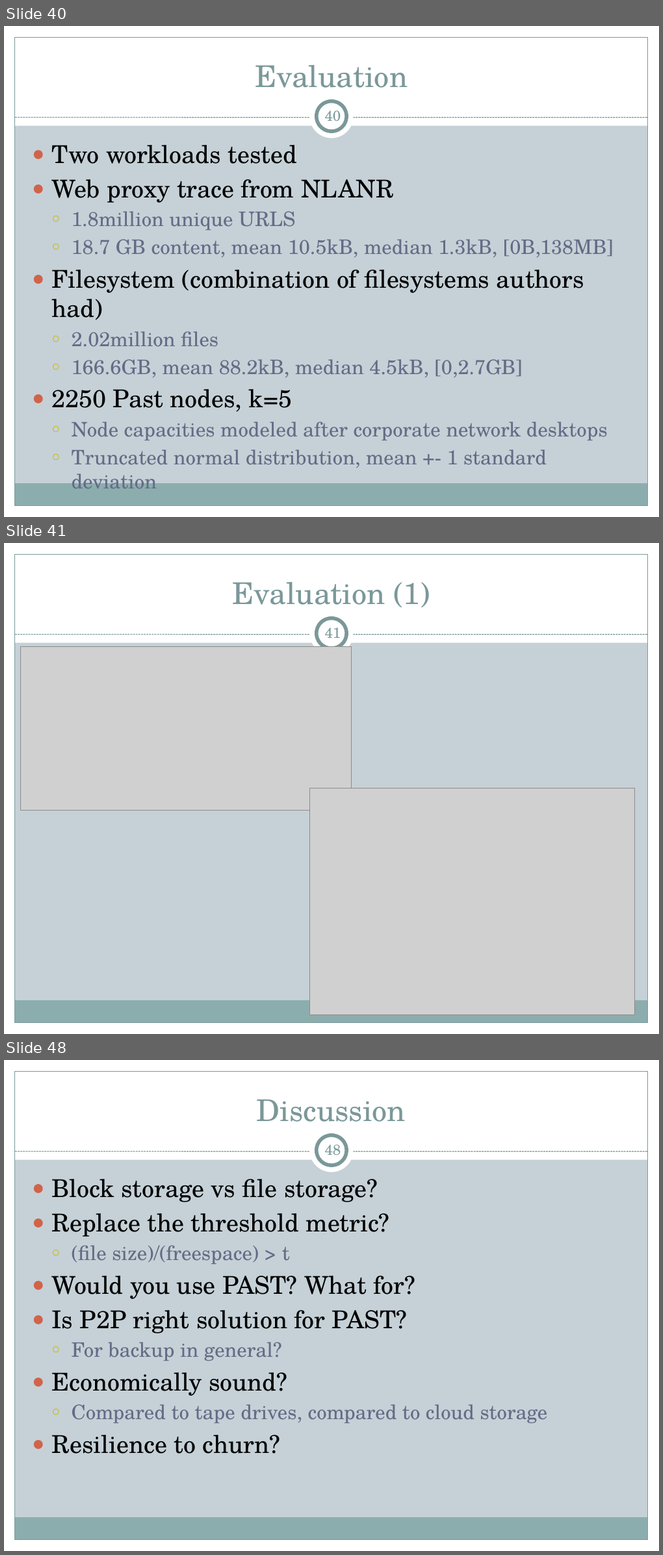
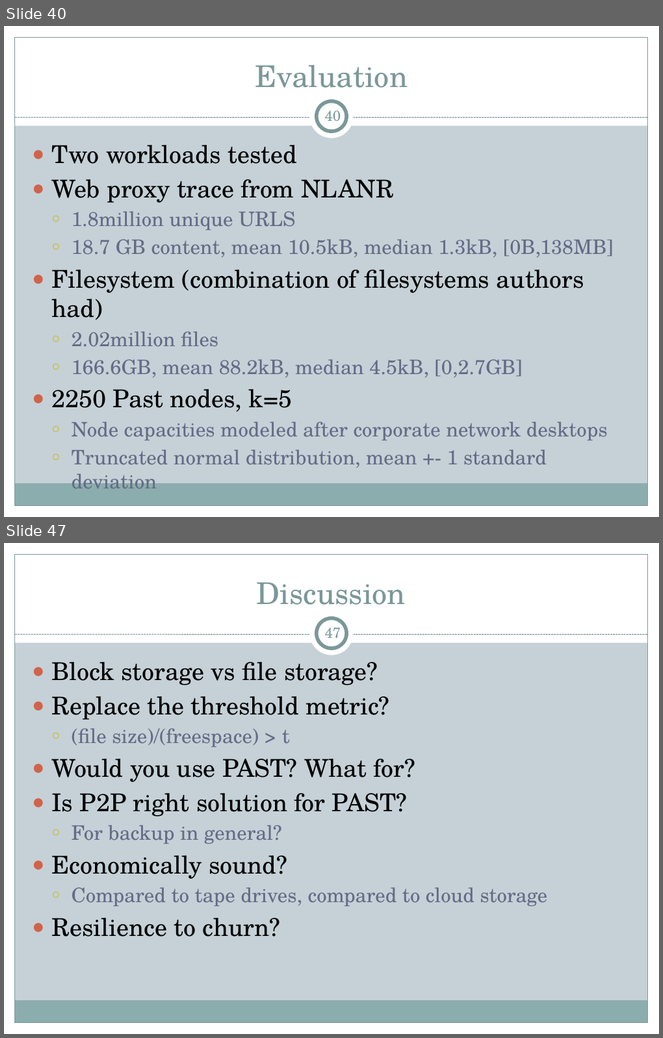
Before and after one commit to cs525-koala/documents, a slide deck: p2p/P2P Apps.pptx. Shown one above the other, each under a label of ours: slides 40, 41 and 48 before the commit, slides 40 and 47 after it; the slides between them are not shown. The pictures are 663x1555 and 663x1038 pixels, drawn with LibreOffice and Linux fonts; fonts in the diff are those of the drawing; grey boxes stand for pictures. Boxes give left, top, right and bottom in pixels: in the first picture for what was removed or moved away, otherwise in the second. Text is boxed around its words. In the diff, an @@ line names an element or a change of style, - is before the commit and + after.

Commit message:
presentation: drop worthless evaluation slide.

```diff
--- a/p2p/P2P Apps.pptx
+++ b/p2p/P2P Apps.pptx
@@ slide 41 removed at bbox=[4, 543, 659, 1034], background #C5D1D7; not listed: 9 template elements that a slide beside it also shows @@
@@ title removed at bbox=[232, 582, 430, 608] @@
-Evaluation (1)
@@ page number removed at bbox=[325, 624, 341, 638] @@
-41
@@ picture removed at bbox=[20, 646, 351, 810] @@
@@ picture removed at bbox=[310, 789, 635, 1016] @@
@@ what was slide 48 is now slide 47 @@
@@ page number at bbox=[325, 624, 341, 638]: text changed @@
-48
+47
```
Also in this commit, not shown: 6 slides changed.
